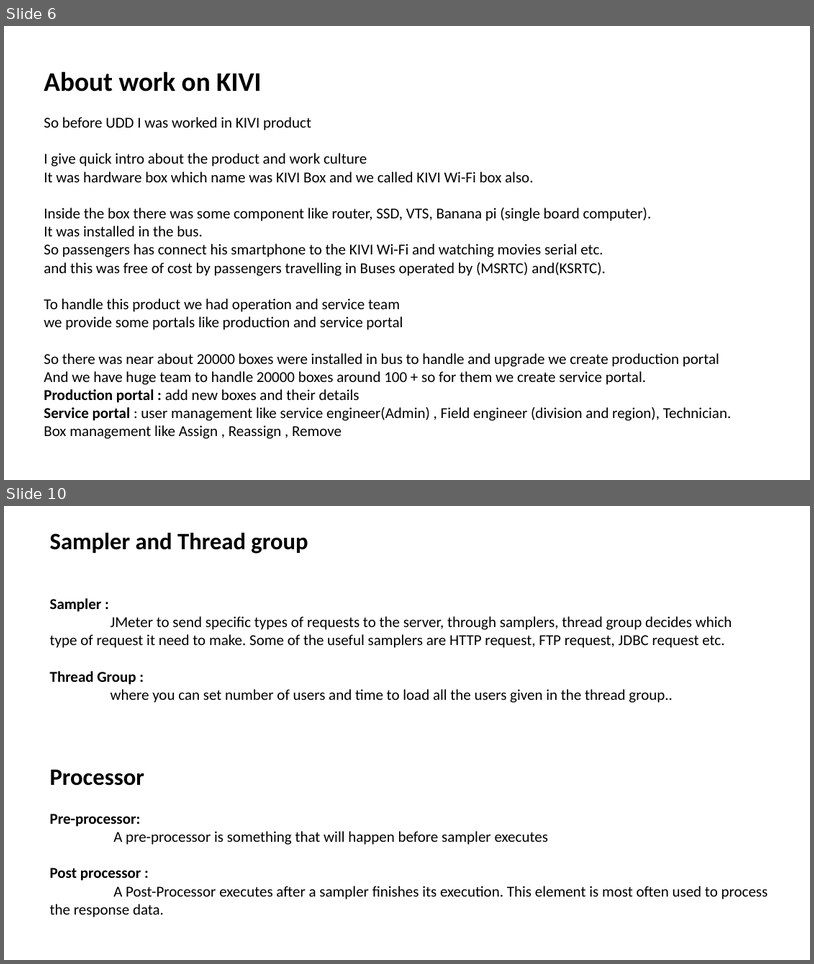
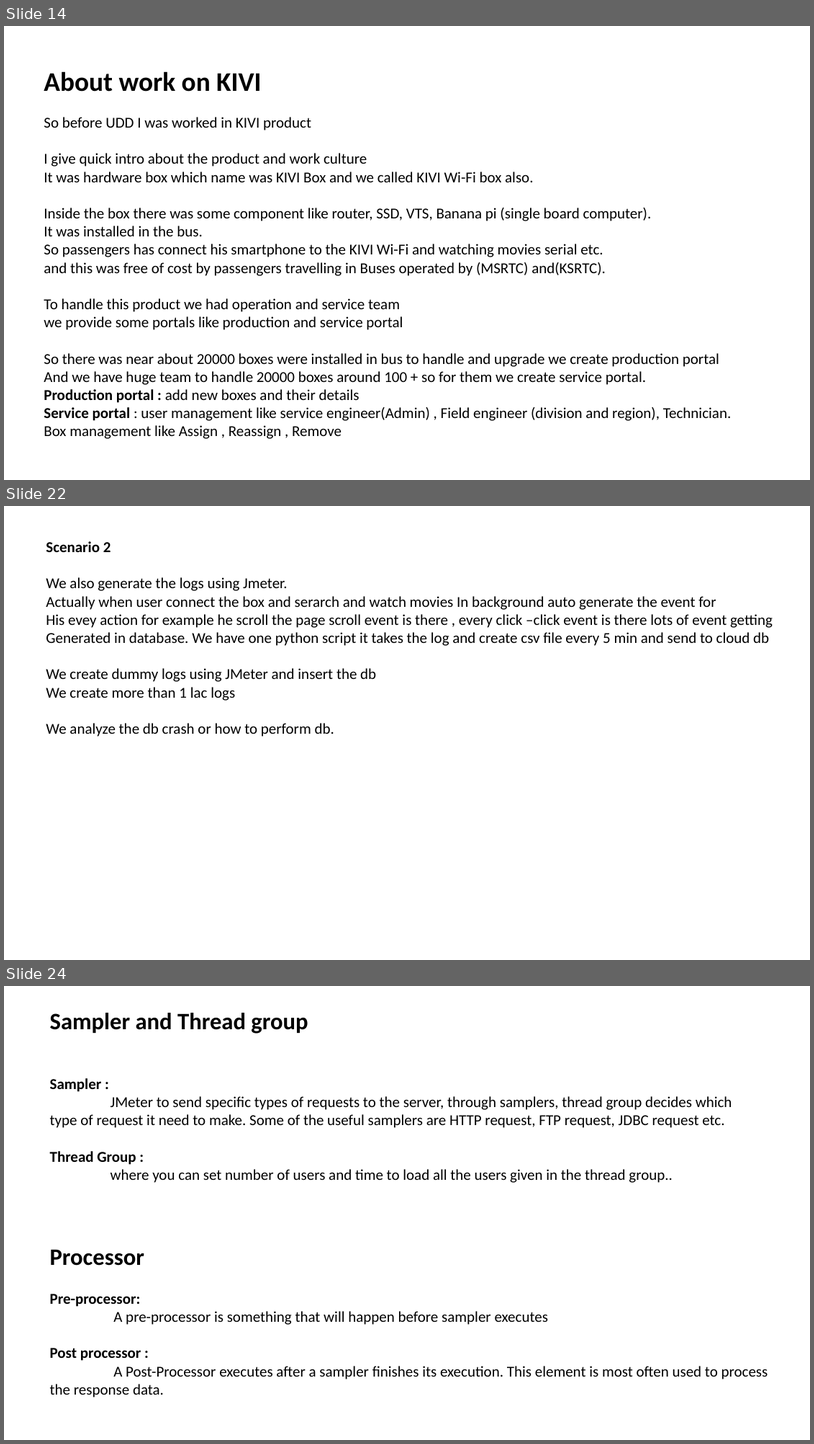
Before and after one commit to rohitb13/images, a slide deck: Combilne_Doc/For_KPIT_IP.pptx. Shown one above the other, each under a label of ours: slides 6 and 10 before the commit, slides 14, 22 and 24 after it; the slides between them are not shown. The pictures are 814x964 and 814x1444 pixels, drawn with LibreOffice and Linux fonts; fonts in the diff are those of the drawing. Boxes give left, top, right and bottom in pixels: in the first picture for what was removed or moved away, otherwise in the second. Text is boxed around its words. In the diff, an @@ line names an element or a change of style, - is before the commit and + after.

```diff
--- a/Combilne_Doc/For_KPIT_IP.pptx
+++ b/Combilne_Doc/For_KPIT_IP.pptx
@@ slide 22 added at (4, 506, 810, 960), background #FFFFFF @@
@@ text added at (46, 541, 773, 736), 18 pt, text #000000 @@
+Scenario 2
+We also generate the logs using Jmeter.
+Actually when user connect the box and serarch and watch movies In background auto generate the event for
+His evey action for example he scroll the page scroll event is there , every click –click event is there lots of event getting
+Generated in database. We have one python script it takes the log and create csv file every 5 min and send to cloud db
+We create dummy logs using JMeter and insert the db
+We create more than 1 lac logs
+We analyze the db crash or how to perform db.
@@ what was slide 6 is now slide 14 @@
@@ what was slide 10 is now slide 24 @@
```
Also in this commit, not shown: 4 slides changed, 14 other slides added, 4 other files.
